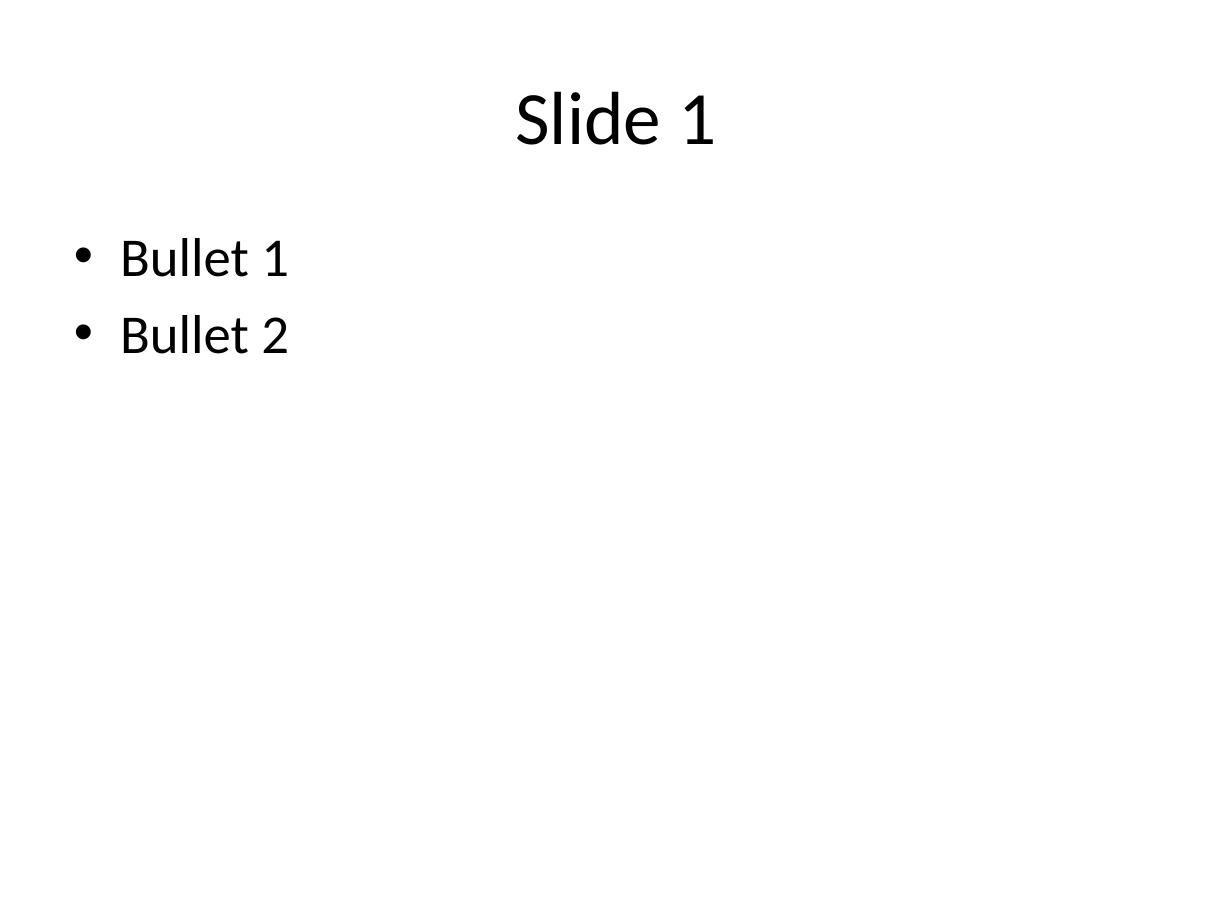
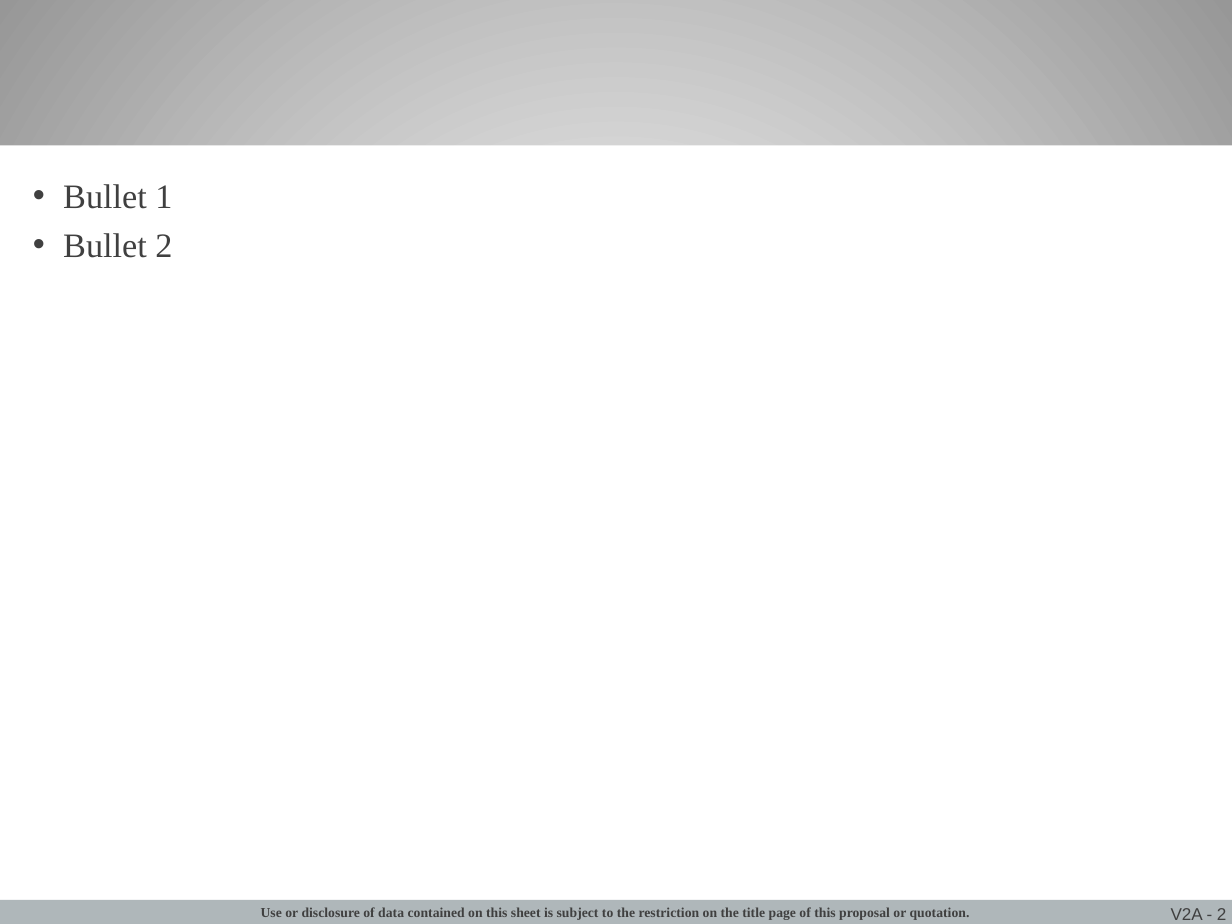
Before and after one commit to jgoodso2/PMMP, a slide deck: slide 2 of PMMPresentation/Modules/Templates/PMM Template.pptx. Drawn at 1232x924 pixels with LibreOffice and Linux fonts; fonts in the diff are those of the drawing; background and template pictures are left out. Boxes give left, top, right and bottom in pixels: in the first picture for what was removed or moved away, otherwise in the second. Text is boxed around its words. In the diff, an @@ line names an element or a change of style, - is before the commit and + after.

```diff
--- a/PMMPresentation/Modules/Templates/PMM Template.pptx
+++ b/PMMPresentation/Modules/Templates/PMM Template.pptx
@@ background #FFFFFF to gradient #FFFFFF to #979797 @@
@@ title removed at box(515, 91, 716, 145) @@
-Slide 1
@@ rectangle added at box(0, 145, 1232, 903), fill #FFFFFF @@
@@ text "Bullet 1": place and size @@
-text "Bullet 1" at box(120, 238, 289, 354)
+text "Bullet 1" at box(63, 184, 172, 258)
@@ text "Bullet 1" at box(63, 184, 172, 258): size 32 to 20 pt, font Calibri to Times New Roman, text colour #000000 to #404040; indent changed; line spacing 1 to 0.85; more space between paragraphs @@
@@ rectangle added at box(0, 899, 1232, 924), fill #AFB7BA @@
@@ text added at box(261, 907, 970, 920), 8 pt, text #404040, bold @@
+Use or disclosure of data contained on this sheet is subject to the restriction on the title page of this proposal or quotation.
@@ page number added at box(1171, 908, 1227, 920), 10 pt, text #404040 @@
+V2A - 2
```
Also in this commit, not shown: 4 other slides changed, 1 slide added, 51 other files.
